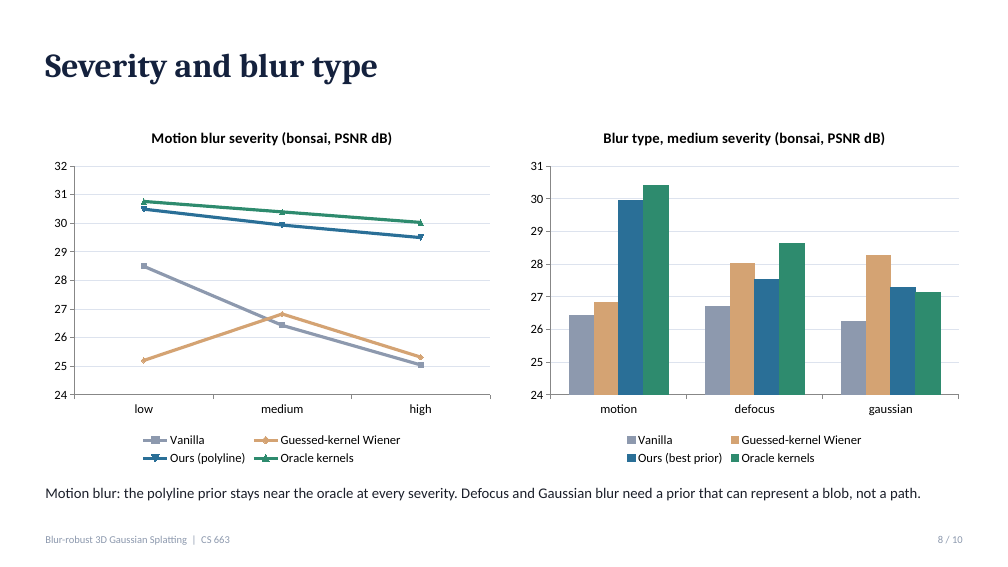
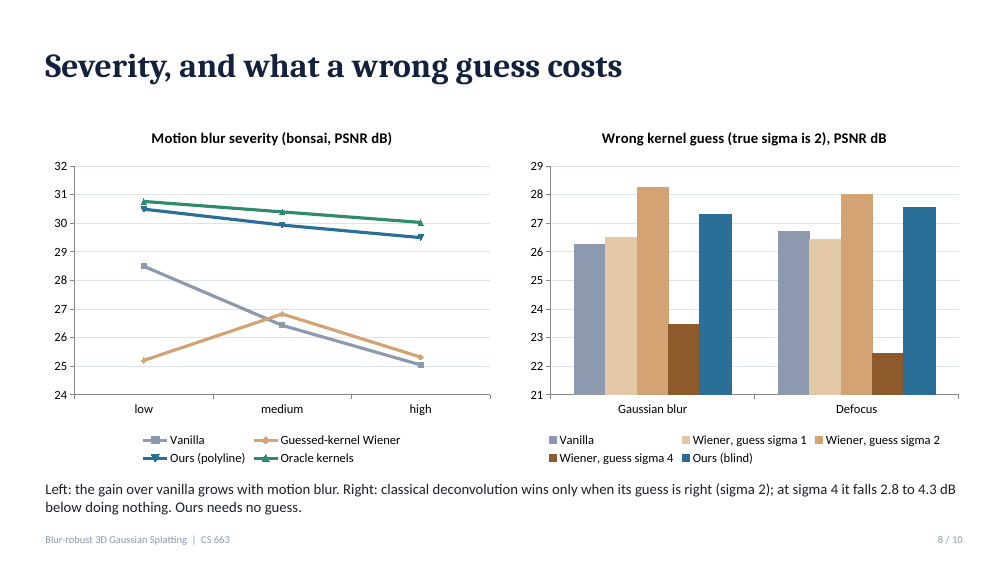
Before and after one commit to IshaanM05/blur-robust-3dgs, a slide deck: slide 8 of docs/slides.pptx. Drawn at 1008x567 pixels with LibreOffice and Linux fonts; fonts in the diff are those of the drawing. Boxes give left, top, right and bottom in pixels: in the first picture for what was removed or moved away, otherwise in the second. Text is boxed around its words. In the diff, an @@ line names an element or a change of style, - is before the commit and + after.

```diff
--- a/docs/slides.pptx
+++ b/docs/slides.pptx
@@ text at bbox=[45, 53, 623, 85]: text changed @@
-Severity and blur type
+Severity, and what a wrong guess costs
@@ column chart at bbox=[522, 113, 968, 469] @@
@@ title "Blur type, medium severity (bonsai, PSNR dB)" to "Wrong kernel guess (true sigma is 2), PSNR dB" @@
-categories: motion, defocus, gaussian
+categories: Gaussian blur, Defocus
-Vanilla: 26.4, 26.7, 26.2
+Vanilla: 26.2, 26.7
-Guessed-kernel Wiener: 26.8, 28, 28.3
+Wiener, guess sigma 1: 26.5, 26.4
@@ colour of Wiener, guess sigma 1 #D4A373 to #E3C9A6 @@
-Ours (best prior): 29.9, 27.5, 27.3
+Wiener, guess sigma 2: 28.3, 28
@@ colour of Wiener, guess sigma 2 #2A6F97 to #D4A373 @@
-Oracle kernels: 30.4, 28.6, 27.1
+Wiener, guess sigma 4: 23.5, 22.4
@@ colour of Wiener, guess sigma 4 #2E8B6E to #8C5A2B @@
+Ours (blind): 27.3, 27.5
@@ value axis changed @@
@@ text at bbox=[45, 483, 956, 515]: text changed @@
-Motion blur: the polyline prior stays near the oracle at every severity. Defocus and Gaussian blur need a prior that can represent a blob, not a path.
+Left: the gain over vanilla grows with motion blur. Right: classical deconvolution wins only when its guess is right (sigma 2); at sigma 4 it falls 2.8 to 4.3 dB below doing nothing. Ours needs no guess.
```
Also in this commit, not shown: 2 other slides changed, 17 other files.
